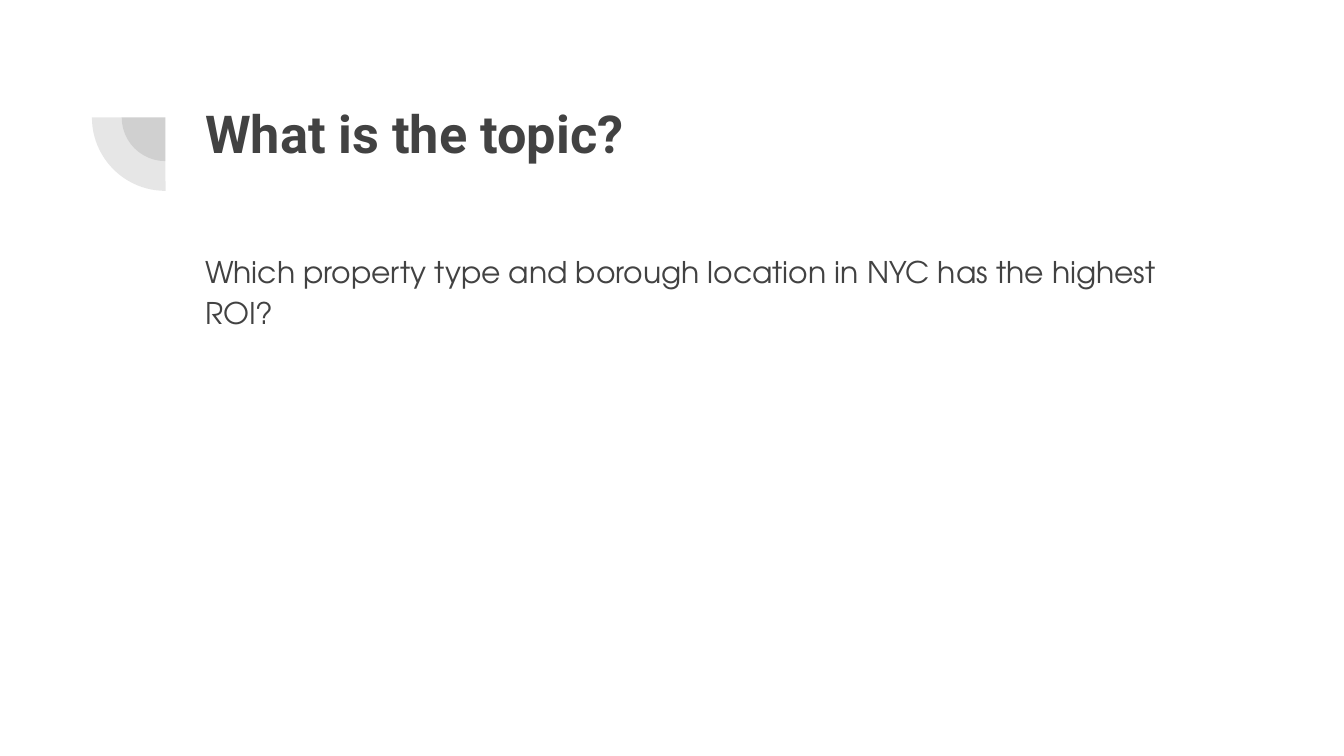
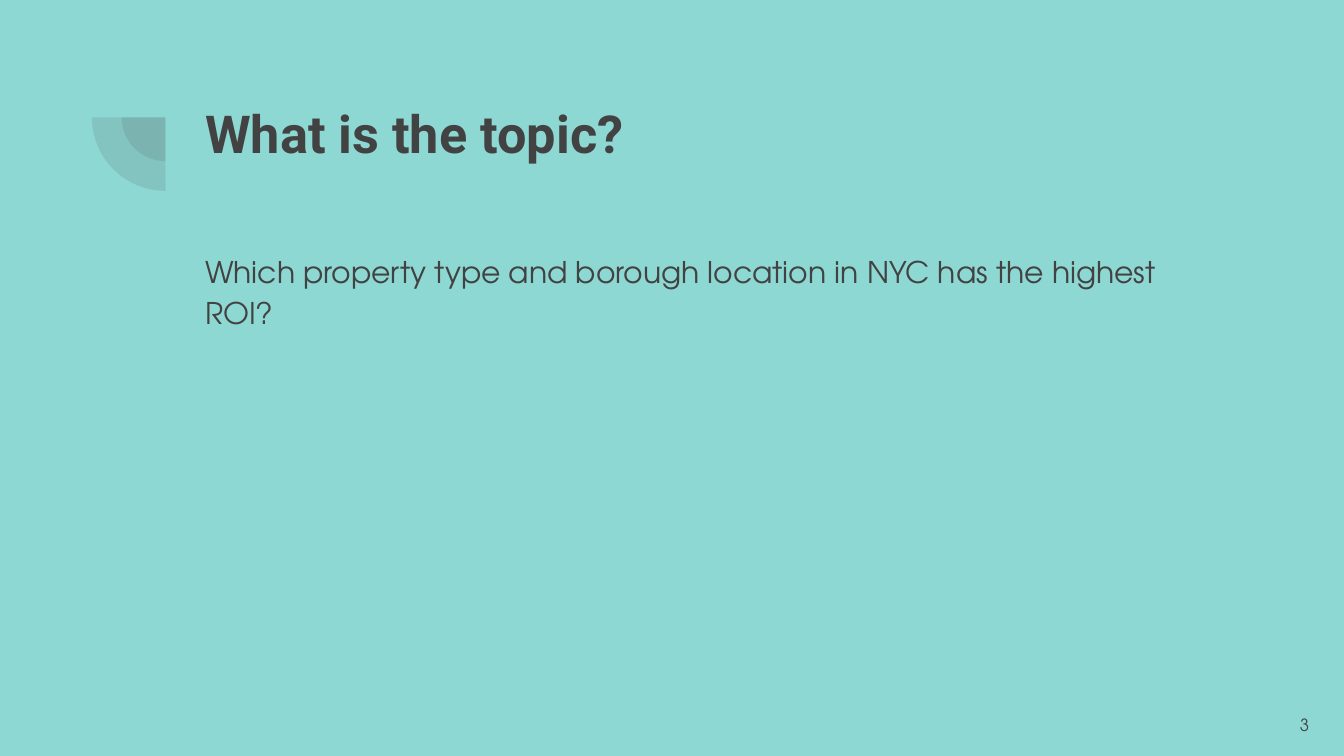
Before and after one commit to VershaR1791/Group8_Project, a slide deck: slide 3 of Project Group 8.pptx. Drawn at 1344x756 pixels with LibreOffice and Linux fonts; fonts in the diff are those of the drawing. Boxes give left, top, right and bottom in pixels: in the first picture for what was removed or moved away, otherwise in the second. Text is boxed around its words. In the diff, an @@ line names an element or a change of style, - is before the commit and + after.

```diff
--- a/Project Group 8.pptx
+++ b/Project Group 8.pptx
@@ background #FFFFFF to #8DD8D3 @@
@@ page number added at (1300, 718, 1309, 731), 9 pt, text #424242 @@
+3
```
Also in this commit, not shown: 5 other slides changed.
